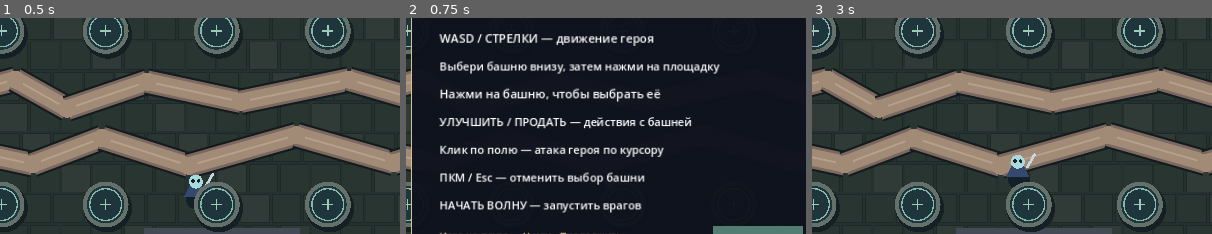
Above: before the commit, frames 1-3 (left to right).
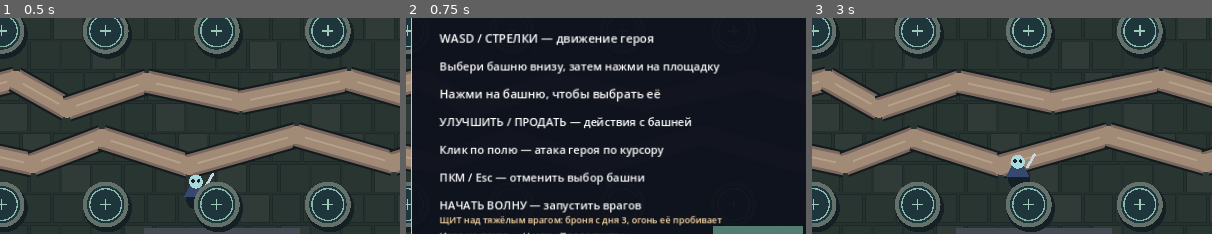
Above: after the commit, the same moments.

Repository: DoctorStrangeSH/Last-Ritual
Game: Godot game, scene res://scenes/topdown_td_prototype.tscn
Same seed, same stepped clock (60 frames per second), same inputs: the game is played once before the commit and once after it. This scene is started directly instead of the project's main scene.
Inputs (mouse positions are % of the whole screen's width and height, from its top left):
- Up to frame 1 (0.5 s): no input
- Up to frame 2 (0.75 s): tap Enter at 0.5 s; move the mouse to (72, 47) at 0.52 s; hold Right (ui_right) from 0.53 s (still down); tap H at 0.6 s; click (72, 47) at 0.67 s
- Up to frame 3 (3 s): tap Space at 0.77, 1.25, 1.52, 2.75 s; move the mouse to (30, 57) at 1.27 s; release Right (ui_right) at 1.28 s; hold Down (ui_down) 1.28-2.03 s; tap E at 1.35 s; tap Enter at 2 s; move the mouse to (60, 29) at 2.02 s; hold Right (ui_right) 2.03-2.78 s; tap R at 2.1 s; move the mouse to (45, 73) at 2.77 s; hold Up (ui_up) from 2.78 s (still down); tap H at 2.85 s; click (45, 73) at 2.92 s
The pictures show only the part of the screen within x 24-74%, y 27-77%; the shares and areas given below are measured in that part.

Frame 1 is identical in both runs. In frame 2, 1.6% of the frame differs, in the area x 8-79%, y 91-97%; in frame 3, nothing differs.

Commit message:
TD #243: telegraph armor and its fire counter clearly

Diff:
--- a/scripts/topdown_td_prototype.gd
+++ b/scripts/topdown_td_prototype.gd
@@ -1196,6 +1196,12 @@
             draw_circle(pos + Vector2(-5, -3), 3.0, Color("#332d34"))
             draw_circle(pos + Vector2(5, -3), 3.0, Color("#332d34"))
             draw_line(pos + Vector2(-4, 7), pos + Vector2(4, 7), Color("#ffe1bc"), 2.0)
+    if role == "brute" and siege_day >= 3:
+        # An outlined shield is readable even without color recognition.
+        var shield_center: Vector2 = pos + Vector2(0, -radius - 15)
+        draw_colored_polygon(PackedVector2Array([shield_center + Vector2(-7, -6), shield_center + Vector2(7, -6), shield_center + Vector2(7, 3), shield_center + Vector2(0, 9), shield_center + Vector2(-7, 3)]), Color("#263d54"))
+        draw_line(shield_center + Vector2(-6, -6), shield_center + Vector2(6, -6), Color("#f0d8aa"), 2.0)
+        draw_line(shield_center + Vector2(0, -3), shield_center + Vector2(0, 5), Color("#f0d8aa"), 2.0)
     draw_enemy_status_markers(enemy, radius)
 
 const MAX_STORED_SHOT_TRAILS := 64
@@ -1509,6 +1515,7 @@
         draw_string(ThemeDB.fallback_font, Vector2(326, 367), "Клик по полю — атака героя по курсору", HORIZONTAL_ALIGNMENT_LEFT, -1, 16, Color.WHITE)
         draw_string(ThemeDB.fallback_font, Vector2(326, 407), "ПКМ / Esc — отменить выбор башни", HORIZONTAL_ALIGNMENT_LEFT, -1, 16, Color.WHITE)
         draw_string(ThemeDB.fallback_font, Vector2(326, 447), "НАЧАТЬ ВОЛНУ — запустить врагов", HORIZONTAL_ALIGNMENT_LEFT, -1, 16, Color.WHITE)
+        draw_string(ThemeDB.fallback_font, Vector2(326, 467), "ЩИТ над тяжёлым врагом: броня с дня 3, огонь её пробивает", HORIZONTAL_ALIGNMENT_LEFT, -1, 13, Color("#ffdba7"))
         draw_string(ThemeDB.fallback_font, Vector2(326, 490), "Игра на паузе — H или «Продолжить»", HORIZONTAL_ALIGNMENT_LEFT, -1, 14, Color("#d5c592"))
         draw_rect(HELP_CLOSE_BUTTON, Color("#527d70"))
         draw_string(ThemeDB.fallback_font, HELP_CLOSE_BUTTON.position + Vector2(11.0, 29.0), "ПРОДОЛЖИТЬ", HORIZONTAL_ALIGNMENT_LEFT, -1, 16, Color.WHITE)
